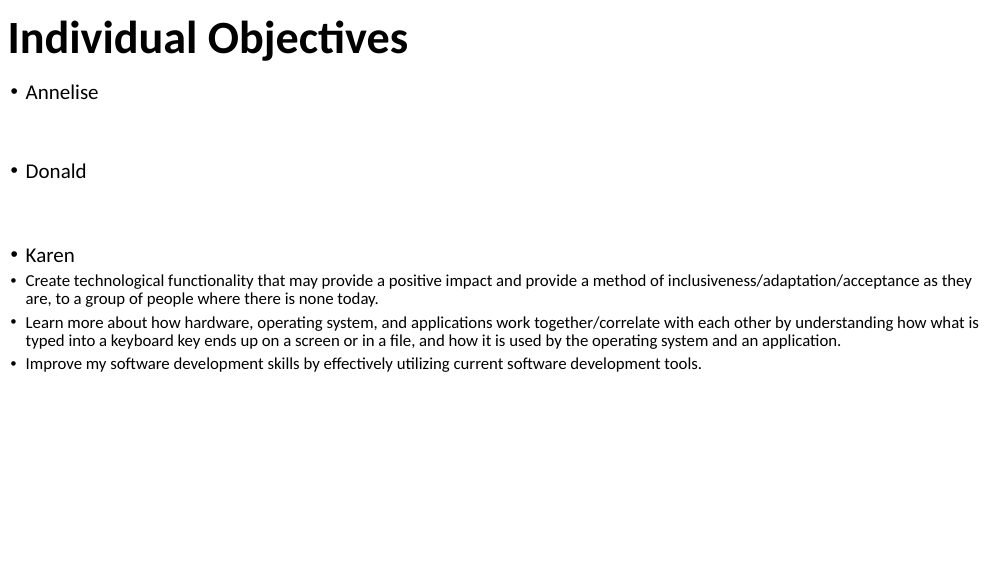
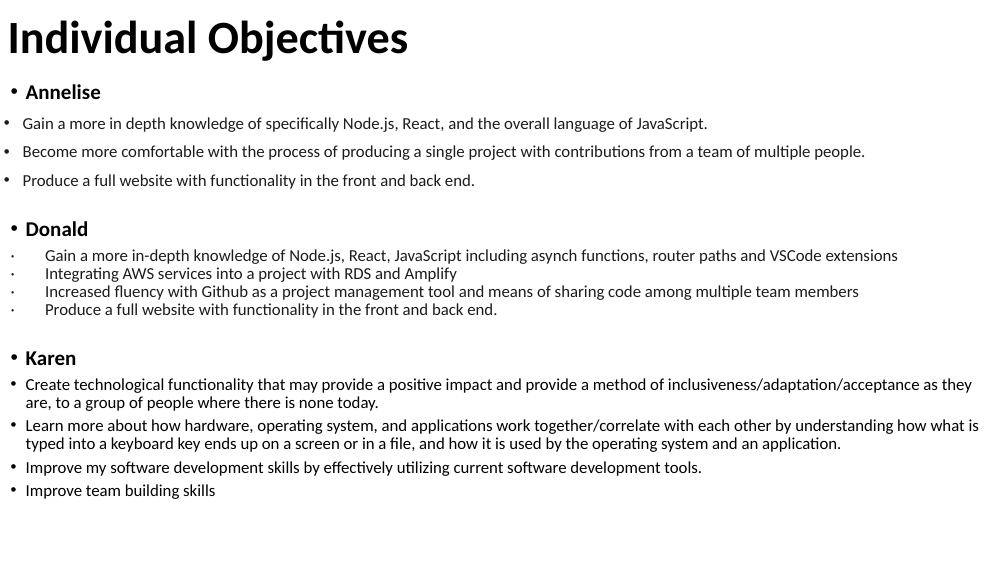
Before and after one commit to kdanedesigns/InclusiveAlphabet, a slide deck: slide 4 of documents/InclusiveAlphabetCapstonePresentation20230613.pptx. Drawn at 1008x567 pixels with LibreOffice and Linux fonts; fonts in the diff are those of the drawing. Boxes give left, top, right and bottom in pixels: in the first picture for what was removed or moved away, otherwise in the second. Text is boxed around its words. In the diff, an @@ line names an element or a change of style, - is before the commit and + after.

```diff
--- a/documents/InclusiveAlphabetCapstonePresentation20230613.pptx
+++ b/documents/InclusiveAlphabetCapstonePresentation20230613.pptx
@@ text at [26,84,101,365]: bold on in "Annelise", "Donald", "Karen" @@
@@ text at [23,117,865,189]: paragraphs added @@
+• Gain a more in depth knowledge of specifically Node.js, React, and the overall language of JavaScript.
+• Become more comfortable with the process of producing a single project with contributions from a team of multiple people.
+• Produce a full website with functionality in the front and back end.
@@ text at [45,249,898,318]: paragraph added @@
+  · Gain a more in-depth knowledge of Node.js, React, JavaScript including asynch functions, router paths and VSCode extensions
+  · Integrating AWS services into a project with RDS and Amplify
+  · Increased fluency with Github as a project management tool and means of sharing code among multiple team members
+  · Produce a full website with functionality in the front and back end.
@@ text at [26,484,215,499]: paragraph added @@
+  • Improve team building skills
```
Also in this commit, not shown: 5 other slides changed, 12 slides added, 1 slide removed.
